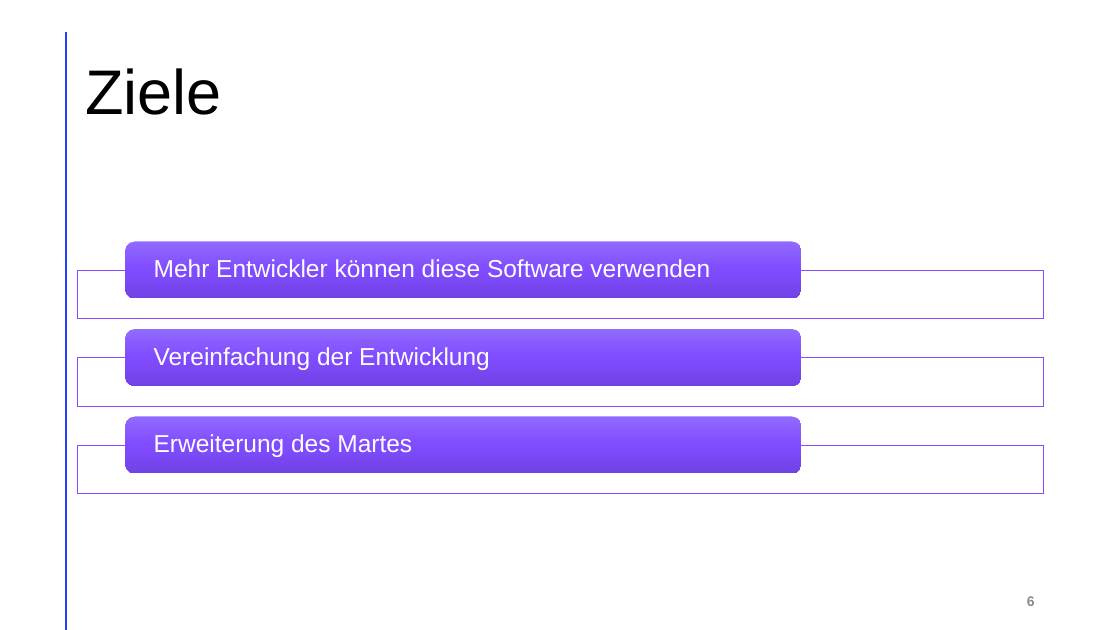
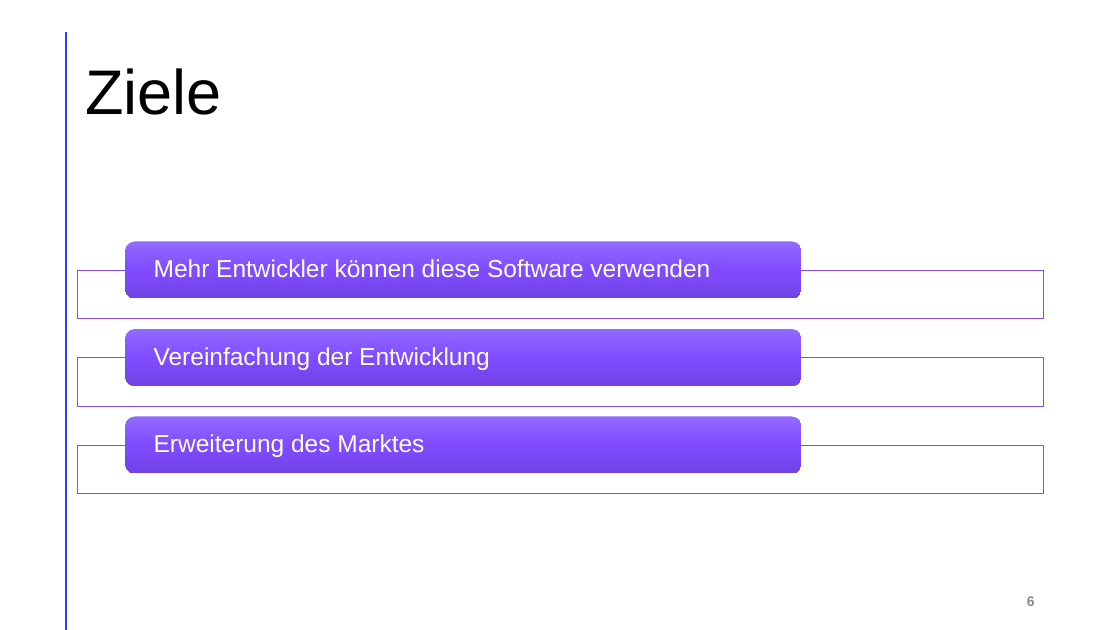
Before and after one commit to LegitesMax/multiflexlbkv, a slide deck: slide 6 of Präsentation/ProjectAward-DIPLO.pptx. Drawn at 1120x630 pixels with LibreOffice and Linux fonts; fonts in the diff are those of the drawing. Boxes give left, top, right and bottom in pixels: in the first picture for what was removed or moved away, otherwise in the second. Text is boxed around its words. In the diff, an @@ line names an element or a change of style, - is before the commit and + after.

```diff
--- a/Präsentation/ProjectAward-DIPLO.pptx
+++ b/Präsentation/ProjectAward-DIPLO.pptx
@@ text at (154, 434, 424, 457): text changed @@
-Erweiterung des Martes
+Erweiterung des Marktes
```
Also in this commit, not shown: 2 other slides changed.
